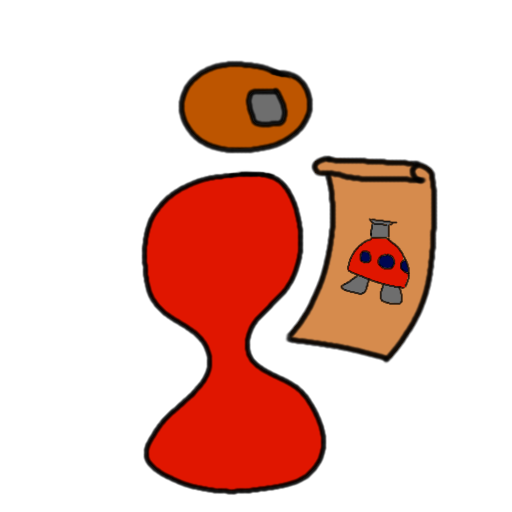
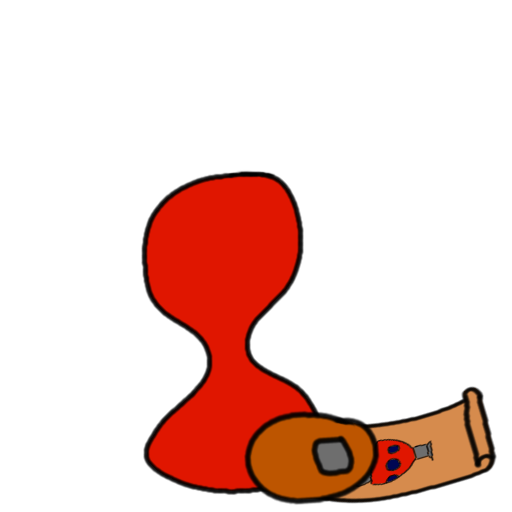
Revision of a layered 512 × 512 image; what changed, layer by layer:
added group "Tete" with 3 layers above "Feuille" over (177, 60, 448, 505)
added layer "Contour" (3rd of 6, in "Tete") in group "Tete" over (243, 320, 448, 505)
added layer "Calque de dessin 2" (3rd of 6, in "Tete") in group "Tete" over (243, 320, 448, 505)
added layer "Calque de dessin 3" (3rd of 6, in "Tete") in group "Tete" over (177, 60, 384, 192)
added group "Feuille" with 3 layers above "Mort" over (243, 386, 497, 505)
added layer "Contour" (4th of 6, in "Feuille") in group "Feuille" over (243, 386, 497, 505)
added layer "Calque de dessin 2" (4th of 6, in "Feuille") in group "Feuille" over (256, 405, 448, 505)
added layer "Calque de dessin 3" (4th of 6, in "Feuille") in group "Feuille" over (243, 386, 497, 505)
added group "Mort" with 3 layers above "Vivant" over (184, 128, 384, 505)
added layer "Contour" (5th of 6, in "Mort") in group "Mort" over (184, 128, 384, 505)
added layer "Calque de dessin 2" (5th of 6, in "Mort") in group "Mort" over (184, 128, 384, 505)
moved "Contour" (6th of 6, in "Vivant") into group "Vivant", painted on it over (177, 60, 448, 505)
moved "Calque de dessin 2" (6th of 6, in "Vivant") into group "Vivant", painted on it over (177, 64, 448, 505)
moved "Calque de dessin 3" (6th of 6, in "Vivant") into group "Vivant" over (256, 128, 438, 364)
